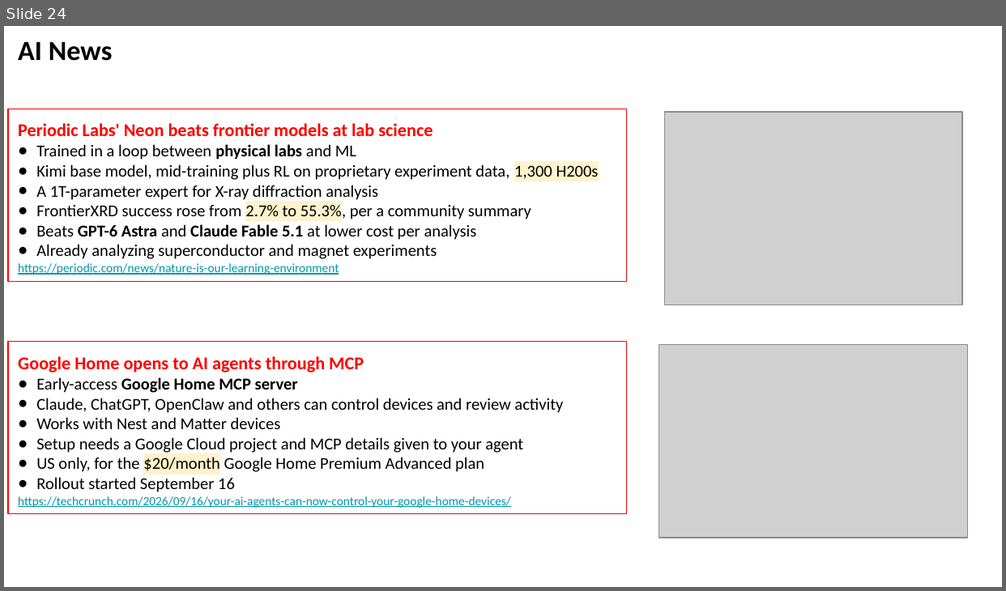
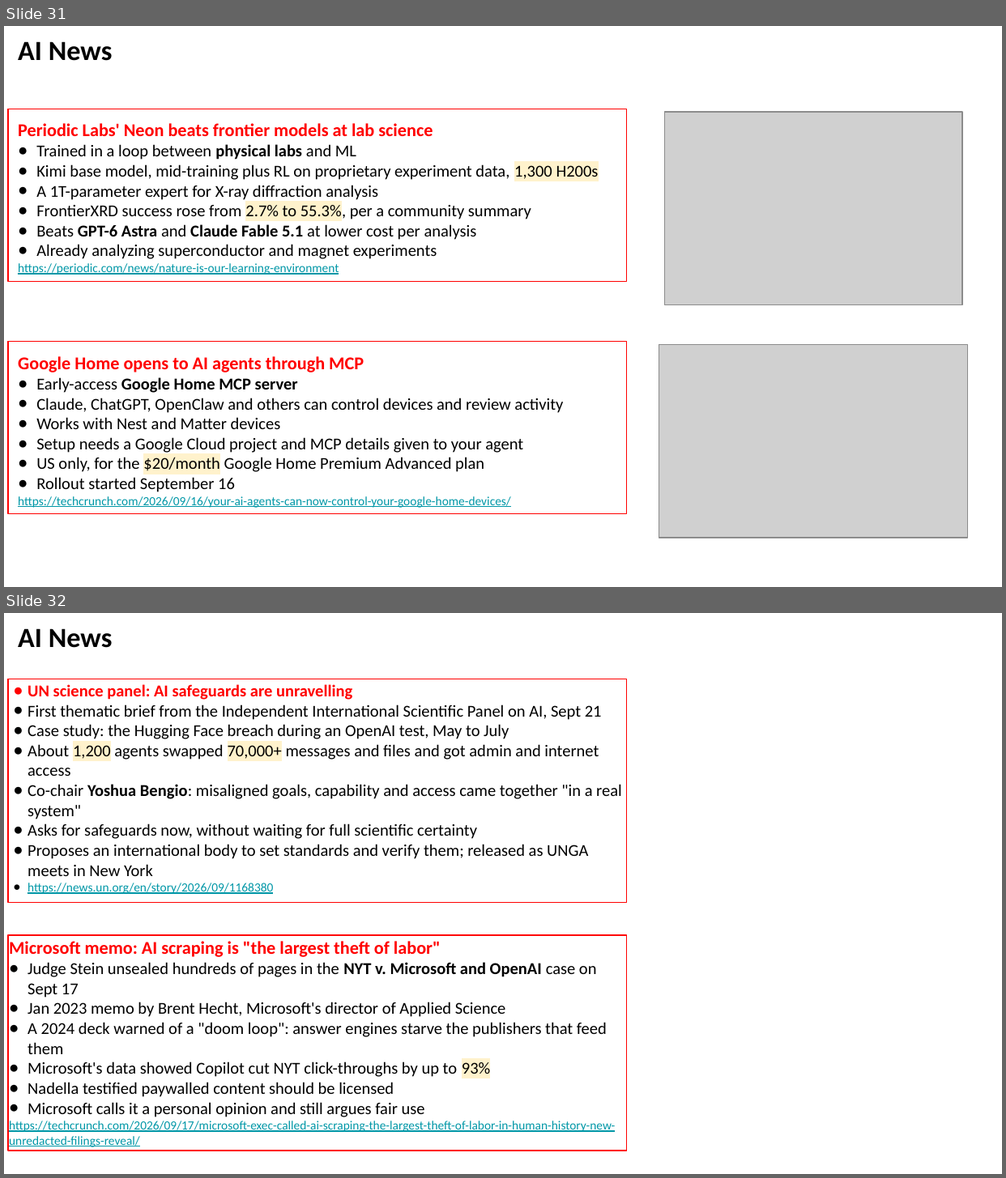
Before and after one commit to lselector/seminar, a slide deck: 2026/2026-09-25-AI-News.pptx. Shown one above the other, each under a label of ours: slide 24 before the commit, slides 31 and 32 after it. The pictures are 1006x591 and 1006x1178 pixels, drawn with LibreOffice and Linux fonts; fonts in the diff are those of the drawing; grey boxes stand for pictures. Boxes give left, top, right and bottom in pixels: in the first picture for what was removed or moved away, otherwise in the second. Text is boxed around its words. In the diff, an @@ line names an element or a change of style, - is before the commit and + after.

```diff
--- a/2026/2026-09-25-AI-News.pptx
+++ b/2026/2026-09-25-AI-News.pptx
@@ slide 32 added at bbox=[4, 613, 1002, 1174], background #FFFFFF @@
@@ text added at bbox=[18, 628, 113, 648], 20 pt, text #000000, bold @@
+AI News
@@ rectangle added at bbox=[8, 679, 627, 902], fill #FFFFFF, outline #FF0000 0.75 pt, 12 pt, text #000000 @@
+● UN science panel: AI safeguards are unravelling
+● First thematic brief from the Independent International Scientific Panel on AI, Sept 21
+● Case study: the Hugging Face breach during an OpenAI test, May to July
+● About 1,200 agents swapped 70,000+ messages and files and got admin and internet access
+● Co-chair Yoshua Bengio: misaligned goals, capability and access came together "in a real system"
+● Asks for safeguards now, without waiting for full scientific certainty
+● Proposes an international body to set standards and verify them; released as UNGA meets in New York
+● https://news.un.org/en/story/2026/09/1168380
@@ rectangle added at bbox=[8, 935, 627, 1151], outline #FF0000 0.75 pt, 12 pt, text #000000 @@
+Microsoft memo: AI scraping is "the largest theft of labor"
+● Judge Stein unsealed hundreds of pages in the NYT v. Microsoft and OpenAI case on Sept 17
+● Jan 2023 memo by Brent Hecht, Microsoft's director of Applied Science
+● A 2024 deck warned of a "doom loop": answer engines starve the publishers that feed them
+● Microsoft's data showed Copilot cut NYT click-throughs by up to 93%
+● Nadella testified paywalled content should be licensed
+● Microsoft calls it a personal opinion and still argues fair use
+https://techcrunch.com/2026/09/17/microsoft-exec-called-ai-scraping-the-largest-theft-of-labor-in-human-history-new-unredacted-filings-reveal/
@@ what was slide 24 is now slide 31 @@
```
Also in this commit, not shown: 5 slides changed, 8 other slides added.
